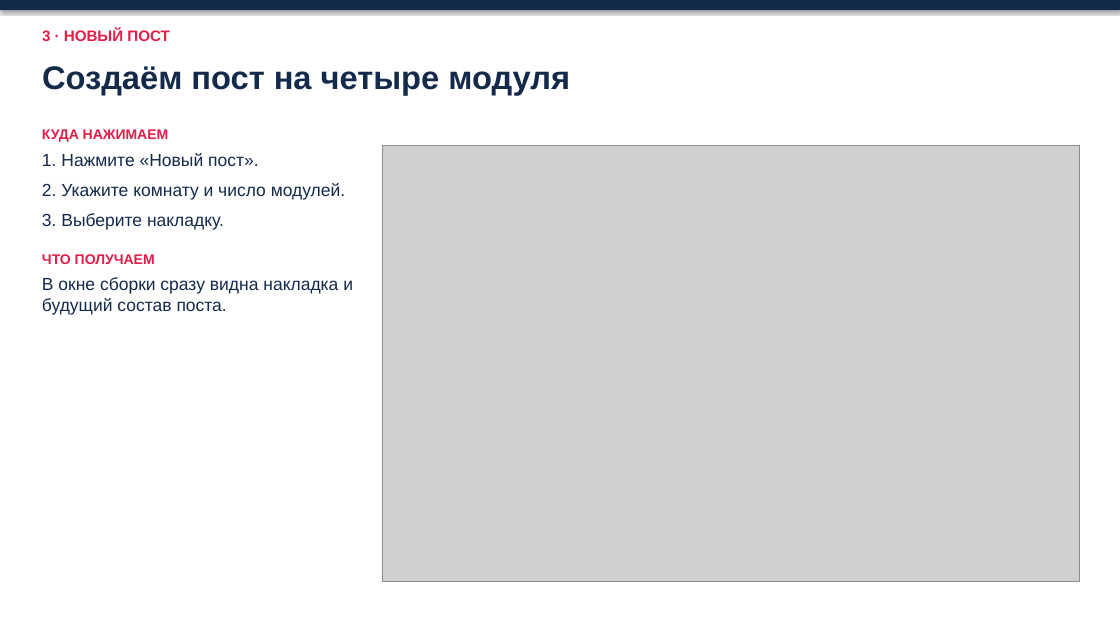
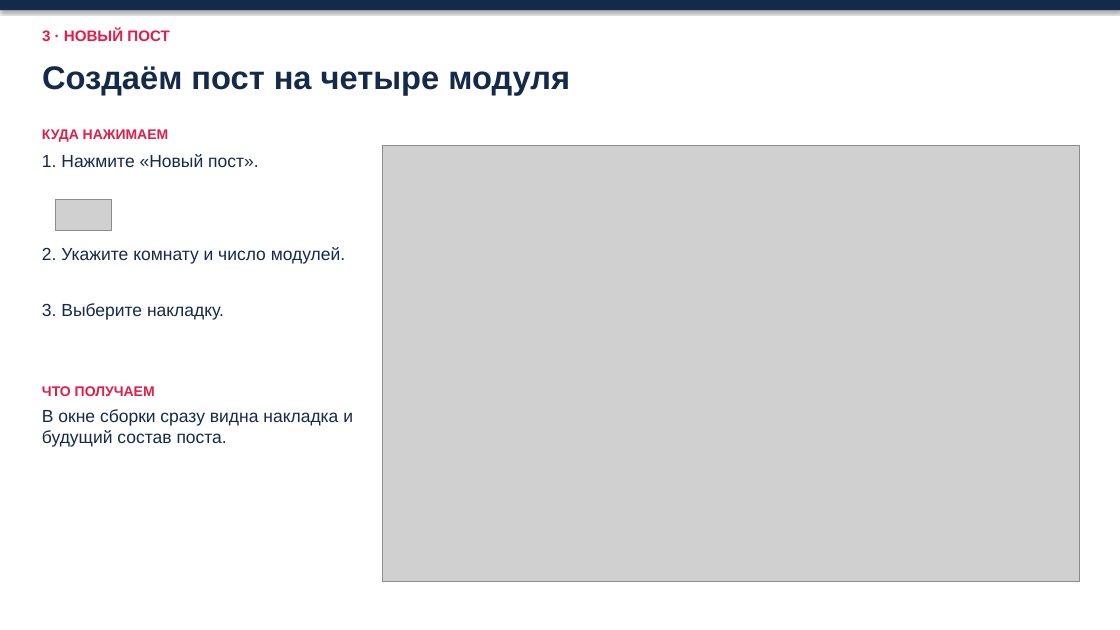
Before and after one commit to ZAVALEX174/electroPlan, a slide deck: slide 7 of docs/как-работать-в-новом-проекте-2026-11-14.pptx. Drawn at 1120x630 pixels with LibreOffice and Linux fonts; fonts in the diff are those of the drawing; grey boxes stand for pictures. Boxes give left, top, right and bottom in pixels: in the first picture for what was removed or moved away, otherwise in the second. Text is boxed around its words. In the diff, an @@ line names an element or a change of style, - is before the commit and + after.

```diff
--- a/docs/как-работать-в-новом-проекте-2026-11-14.pptx
+++ b/docs/как-работать-в-новом-проекте-2026-11-14.pptx
@@ text at <box>42,129,345,264</box>: paragraphs removed @@
-КУДА НАЖИМАЕМ
-1. Нажмите «Новый пост».
-2. Укажите комнату и число модулей.
-3. Выберите накладку.
-ЧТО ПОЛУЧАЕМ
@@ picture added at <box>55,199,112,230</box> @@
@@ text added at <box>42,247,345,264</box>, 15 pt, text #142A4A @@
+2. Укажите комнату и число модулей.
@@ text added at <box>42,303,224,320</box>, 15 pt, text #142A4A @@
+3. Выберите накладку.
@@ text added at <box>42,386,155,396</box>, 12 pt, text #E11D48, bold @@
+ЧТО ПОЛУЧАЕМ
@@ text "В окне сборки сразу видна ...": place and size @@
-text "В окне сборки сразу видна ..." at <box>42,129,353,315</box>
+text "В окне сборки сразу видна ..." at <box>42,409,353,447</box>
```
Also in this commit, not shown: 16 other slides changed.
